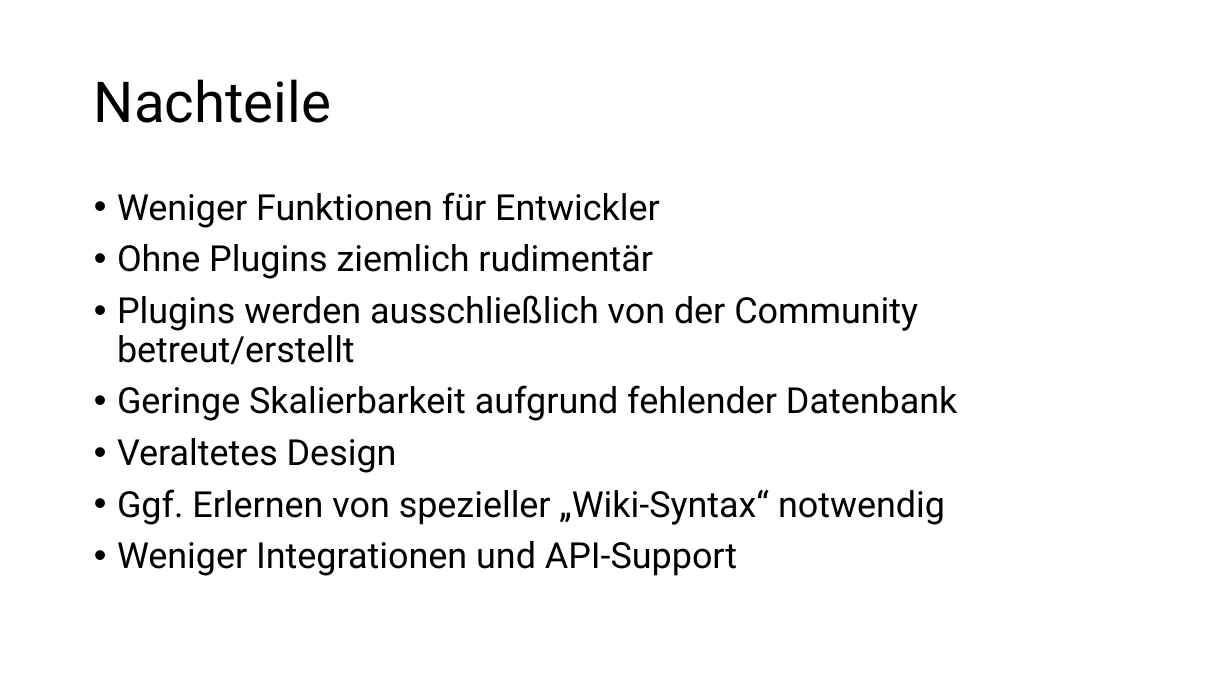
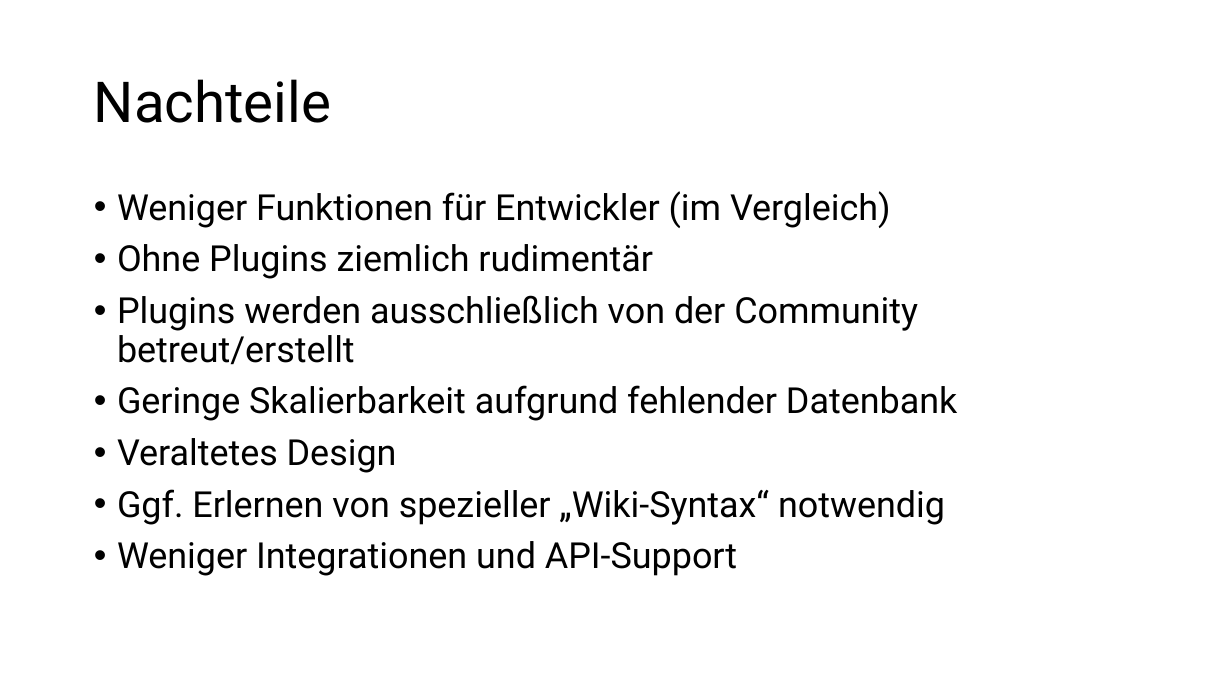
Before and after one commit to SuperHueseyin/DokuWiki, a slide deck: slide 5 of DokuWiki.odp. Drawn at 1232x693 pixels with LibreOffice and Linux fonts; fonts in the diff are those of the drawing. Boxes give left, top, right and bottom in pixels: in the first picture for what was removed or moved away, otherwise in the second. Text is boxed around its words. In the diff, an @@ line names an element or a change of style, - is before the commit and + after.

```diff
--- a/DokuWiki.odp
+++ b/DokuWiki.odp
@@ text at [117, 191, 891, 228]: text changed @@
-• Weniger Funktionen für Entwickler
+• Weniger Funktionen für Entwickler (im Vergleich)
```
Also in this commit, not shown: 2 other slides changed.
